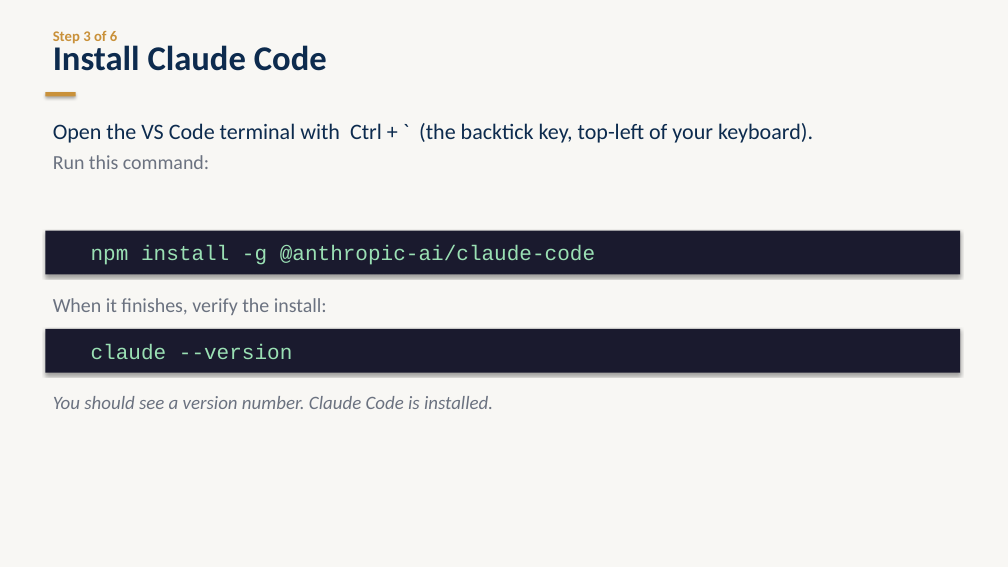
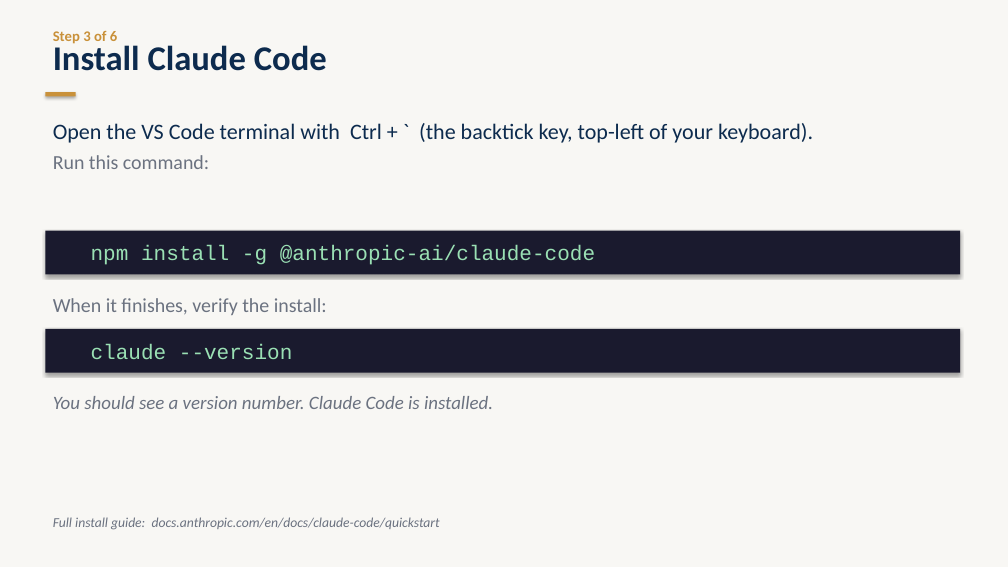
Before and after one commit to nickfrische/NEXUS, a slide deck: slide 5 of workshops/iu-ventures-ai-101/phase-2-presentation.pptx. Drawn at 1008x567 pixels with LibreOffice and Linux fonts; fonts in the diff are those of the drawing. Boxes give left, top, right and bottom in pixels: in the first picture for what was removed or moved away, otherwise in the second. Text is boxed around its words. In the diff, an @@ line names an element or a change of style, - is before the commit and + after.

```diff
--- a/workshops/iu-ventures-ai-101/phase-2-presentation.pptx
+++ b/workshops/iu-ventures-ai-101/phase-2-presentation.pptx
@@ text added at <box>53,517,440,530</box>, 13 pt, text #6B7280, italic @@
+Full install guide: docs.anthropic.com/en/docs/claude-code/quickstart
```
Also in this commit, not shown: 1 other slide changed, 12 other files.
